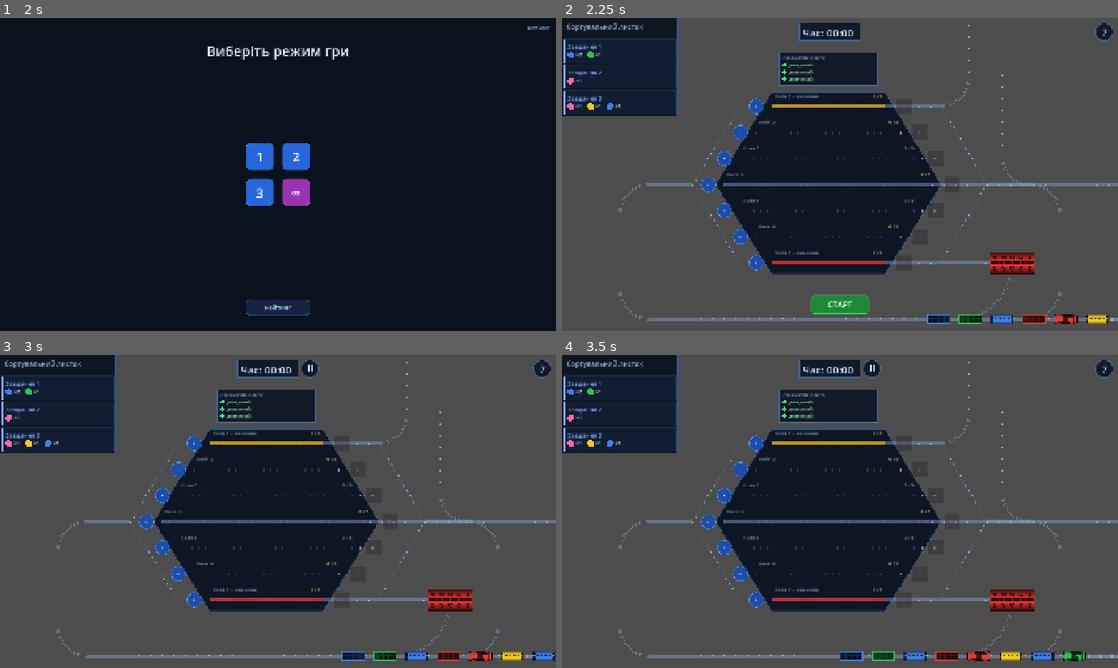
Above: before the commit, frames 1-4 (two rows, left to right).
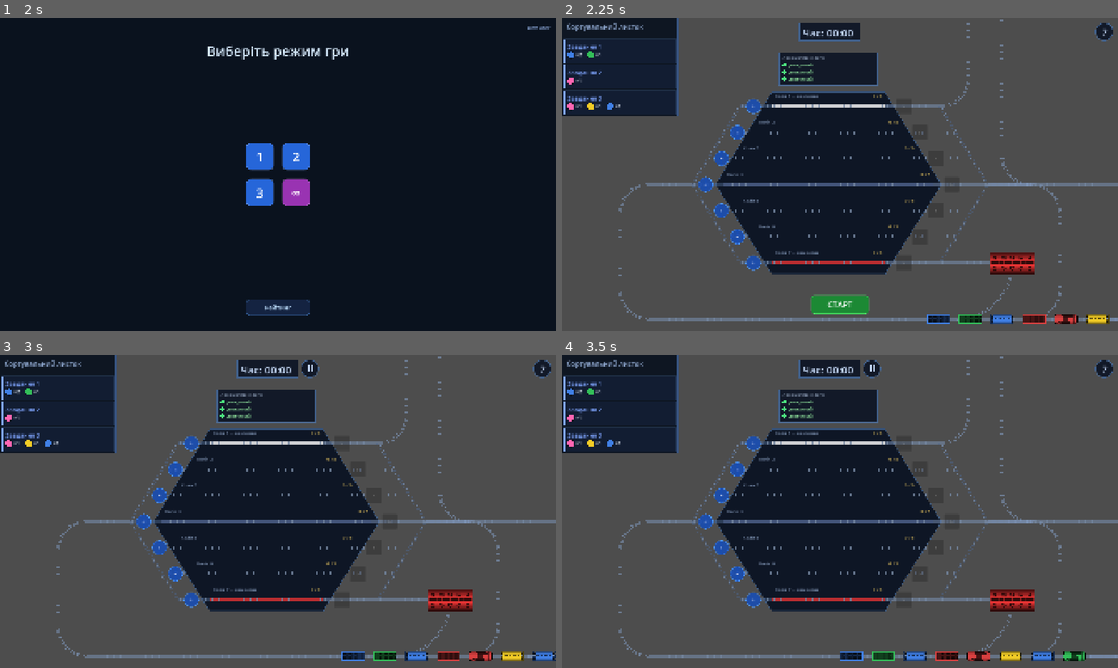
Above: after the commit, the same moments.

Repository: Fenimors99/shunting-game
Game: Godot game, scene res://scenes/LoginScreen.tscn
The game is run twice, just before and just after one commit, with the same random seed, the same clock (stepped at 60 frames per second) and the same inputs.
Inputs (mouse positions are in pixels of both pictures, inside the frame that each line leads up to):
- Up to frame 1 (2 s): click "Увійти через Google" at 0.5 s; tap Enter at 1.25 s; move the mouse to (400, 158) at 1.27 s; click (400, 158) at 1.42 s
- Up to frame 2 (2.25 s): click "1" at 2 s
- Up to frame 3 (3 s): click "СТАРТ" at 2.75 s
- Up to frame 4 (3.5 s): no input

Frame 1 is identical in both runs. In frame 2, 1.5% of the frame differs, in the area x 10-100%, y 0-97%; in frame 3, 1.5%; in frame 4, 1.5%.

Commit message:
feat: unify rail sleepers, fix track gaps, tune queue stop position and UI

Diff:
--- a/scripts/GameScreen.gd
+++ b/scripts/GameScreen.gd
@@ -534,7 +534,12 @@
 	wagon.stop_blocking()
 	queue.unblock()
 	var slot: int = station.reserve_slot(track_index)
-	var path := Layout.get_track_path_from_center(track_index, slot)
+	# Вагон зупинився трохи до центру — стартуємо з поточної позиції,
+	# щоб анімація плавно пройшла решту дуги перед розподільчою рейкою.
+	var base_path := Layout.get_track_path_from_center(track_index, slot)
+	var path := PackedVector2Array()
+	path.append(wagon.position)
+	path.append_array(base_path)
 	_animate_along_path(wagon, path, func():
 		wagon.rotation = 0.0
 		station.place_wagon(wagon, track_index, slot)
--- a/scripts/Queue.gd
+++ b/scripts/Queue.gd
@@ -156,9 +156,10 @@
 	for i in range(start_idx, _wagons.size()):
 		_wagon_dists[i] -= step
 
-	# wagon[0] не може проїхати повз центр (d=0) якщо не заблокований
-	if not _blocked and not _wagons.is_empty() and _wagon_dists[0] < 0.0:
-		_wagon_dists[0] = 0.0
+	# wagon[0] зупиняється на пів-вагона до центру (d = WAGON_GAP/2)
+	const FRONT_STOP := Layout.WAGON_GAP * 0.5
+	if not _blocked and not _wagons.is_empty() and _wagon_dists[0] < FRONT_STOP:
+		_wagon_dists[0] = FRONT_STOP
 
 	# Дотримання мінімальної відстані між вагонами
 	for i in range(1, _wagons.size()):
@@ -183,7 +184,8 @@
 
 
 func _check_front_wagon() -> void:
-	if _wagons.is_empty() or _wagon_dists[0] > 0.0:
+	const FRONT_STOP := Layout.WAGON_GAP * 0.5
+	if _wagons.is_empty() or _wagon_dists[0] > FRONT_STOP:
 		return
 	_blocked = true
 	wagon_at_center.emit(_wagons[0])
--- a/scripts/Station.gd
+++ b/scripts/Station.gd
@@ -2,10 +2,15 @@
 class_name Station
 
 const COLOR_TRACK_NORMAL  := Color(0.4, 0.5, 0.7, 0.6)
-const COLOR_TRACK_CARGO   := Color(0.9, 0.7, 0.1, 0.8)   # Колія 1
+const COLOR_TRACK_CARGO   := Color(1.0, 1.0, 1.0, 0.8)   # Колія 1
 const COLOR_TRACK_REPAIR  := Color(0.9, 0.2, 0.2, 0.8)   # Колія 7
 const COLOR_BG            := Color(0.08, 0.12, 0.18, 0.9)
 const COLOR_BORDER        := Color(0.3, 0.4, 0.55, 0.5)
+
+const SLEEPER_COLOR   := Color(0.45, 0.52, 0.62, 0.85)
+const SLEEPER_SPACING := 22.0
+const SLEEPER_HALF    := 6.0
+const SLEEPER_W       := 2.5
 
 signal track_entry_tapped(track_index: int)
 signal track_exit_tapped(track_index: int)
@@ -342,16 +347,8 @@
 		if i == 0:   color = COLOR_TRACK_CARGO
 		elif i == 6: color = COLOR_TRACK_REPAIR
 
-		# Шпали
-		var sleeper_color := Color(0.28, 0.32, 0.38, 0.55)
-		var sx: float = start_x
-		while sx <= end_x:
-			draw_line(Vector2(sx, y - 5), Vector2(sx, y + 5), sleeper_color, 2.5)
-			sx += 24.0
-
-		# Рейки (дві нитки), підрізані під шестикутник
-		draw_line(Vector2(start_x, y - 3), Vector2(end_x, y - 3), color, 2.0)
-		draw_line(Vector2(start_x, y + 3), Vector2(end_x, y + 3), color, 2.0)
+		# Рейки + шпали
+		_draw_rail_segment(Vector2(start_x, y), Vector2(end_x, y), color)
 
 		# Підпис назви колії (ліворуч)
 		draw_string(font,
@@ -391,21 +388,18 @@
 	# 2. Дуга від черги до центру (колія 4)
 	_draw_curved_rail(Layout.get_entry_arc(), rail_color)
 
-	# 3. Верхня гілка: центр (колія 4) → колія 3 → 2 → 1
-	for i in range(Layout.CENTER_TRACK - 1, 0, -1):
-		_draw_rail_segment(
-			Vector2(Layout.get_dist_rail_x(i + 1), Layout.get_track_y(i + 1)),
-			Vector2(Layout.get_dist_rail_x(i),     Layout.get_track_y(i)),
-			thin_color
-		)
-
-	# 4. Нижня гілка: центр (колія 4) → колія 5 → 6 → 7
-	for i in range(Layout.CENTER_TRACK + 1, Layout.TRACK_COUNT + 1):
-		_draw_rail_segment(
-			Vector2(Layout.get_dist_rail_x(i - 1), Layout.get_track_y(i - 1)),
-			Vector2(Layout.get_dist_rail_x(i),     Layout.get_track_y(i)),
-			thin_color
-		)
+	# 3+4. Розподільча рейка: одна плавна полілінія від колії 1 до 7
+	var dist_pts := PackedVector2Array()
+	for i in range(1, Layout.TRACK_COUNT + 1):
+		dist_pts.append(Vector2(Layout.get_dist_rail_x(i), Layout.get_track_y(i)))
+	_draw_curved_rail(dist_pts, thin_color)
+
+	# 5. Горизонтальні з'єднання: від точки розподільчої рейки до лівого краю кожної колії
+	for i in range(1, Layout.TRACK_COUNT + 1):
+		var dx     := Layout.get_dist_rail_x(i)
+		var ty     := Layout.get_track_y(i)
+		var bounds := _get_track_bounds(i)
+		_draw_rail_segment(Vector2(dx, ty), Vector2(bounds.x, ty), thin_color)
 
 
 
@@ -428,28 +422,46 @@
 	draw_polyline(pts_a, color, 2.0)
 	draw_polyline(pts_b, color, 2.0)
 
+	# Шпали вздовж кривої
+	var total_len := 0.0
+	for i in range(1, pts.size()):
+		total_len += pts[i - 1].distance_to(pts[i])
+
+	var seg     := 0
+	var seg_acc := 0.0
+	var sdist   := SLEEPER_SPACING * 0.5
+
+	while sdist < total_len:
+		while seg < pts.size() - 1:
+			var slen := pts[seg].distance_to(pts[seg + 1])
+			if seg_acc + slen >= sdist:
+				break
+			seg_acc += slen
+			seg     += 1
+		if seg >= pts.size() - 1:
+			break
+		var slen  := pts[seg].distance_to(pts[seg + 1])
+		var t     := (sdist - seg_acc) / slen
+		var pos   := pts[seg].lerp(pts[seg + 1], t)
+		var sdir  := (pts[seg + 1] - pts[seg]).normalized()
+		var snorm := Vector2(-sdir.y, sdir.x)
+		draw_line(pos - snorm * SLEEPER_HALF, pos + snorm * SLEEPER_HALF, SLEEPER_COLOR, SLEEPER_W)
+		sdist += SLEEPER_SPACING
+
 
 func _draw_rail_segment(from: Vector2, to: Vector2, color: Color) -> void:
-	var dir := (to - from).normalized()
+	var dir    := (to - from).normalized()
 	var normal := Vector2(-dir.y, dir.x)
-	var rail_offset := 3.0
-
-	draw_line(from + normal * rail_offset, to + normal * rail_offset, color, 2.0)
-	draw_line(from - normal * rail_offset, to - normal * rail_offset, color, 2.0)
-
-	var sleeper_color := Color(0.778, 0.825, 0.947, 0.608)
+
+	draw_line(from + normal * 3.0, to + normal * 3.0, color, 2.0)
+	draw_line(from - normal * 3.0, to - normal * 3.0, color, 2.0)
+
 	var length := from.distance_to(to)
-	var step := 20.0
-	var dist := 7.0
-
+	var dist   := 8.0
 	while dist <= length - 5.0:
-		var t := dist / length
-		var pos := from.lerp(to, t)
-		var angle := dir.angle()
-		draw_set_transform(pos, angle, Vector2.ONE)
-		draw_rect(Rect2(-9, -3, 2, 8), sleeper_color)
-		draw_set_transform(Vector2.ZERO, 0, Vector2.ONE)
-		dist += step
+		var pos := from.lerp(to, dist / length)
+		draw_line(pos - normal * SLEEPER_HALF, pos + normal * SLEEPER_HALF, SLEEPER_COLOR, SLEEPER_W)
+		dist += SLEEPER_SPACING
 
 func _draw_exit_rails() -> void:
 	var rail_color := Color(0.5, 0.6, 0.75, 0.5)
@@ -465,21 +477,11 @@
 			rail_color
 		)
 
-	# 2. Збірна рейка: верхня гілка (колія 3→2→1)
-	for i in range(Layout.CENTER_TRACK - 1, 0, -1):
-		_draw_rail_segment(
-			Vector2(Layout.get_exit_rail_x(i + 1), Layout.get_track_y(i + 1)),
-			Vector2(Layout.get_exit_rail_x(i),     Layout.get_track_y(i)),
-			thin_color
-		)
-
-	# 3. Збірна рейка: нижня гілка (колія 5→6→7)
-	for i in range(Layout.CENTER_TRACK + 1, Layout.TRACK_COUNT + 1):
-		_draw_rail_segment(
-			Vector2(Layout.get_exit_rail_x(i - 1), Layout.get_track_y(i - 1)),
-			Vector2(Layout.get_exit_rail_x(i),     Layout.get_track_y(i)),
-			thin_color
-		)
+	# 2+3. Збірна рейка виходу: одна плавна полілінія від колії 1 до 7
+	var exit_pts := PackedVector2Array()
+	for i in range(1, Layout.TRACK_COUNT + 1):
+		exit_pts.append(Vector2(Layout.get_exit_rail_x(i), Layout.get_track_y(i)))
+	_draw_curved_rail(exit_pts, thin_color)
 
 	# 3.4. Вихід колії 1: дуга право→вгору + вертикаль за екран
 	var arc1 := Layout.get_track1_exit_arc()
@@ -541,7 +543,7 @@
 		# ------------------------------
 
 		btn.custom_minimum_size = Vector2(52, 52)
-		btn.position = Vector2(bounds.x - 80, y - 26)
+		btn.position = Vector2(bounds.x - 90, y - 26)
 		btn.add_theme_stylebox_override("hover",   _make_circle_style(Color(0.2, 0.5, 1.0)))
 		btn.add_theme_stylebox_override("pressed", _make_circle_style(Color(0.05, 0.2, 0.6)))
 		btn.add_theme_color_override("font_color", Color.WHITE)
